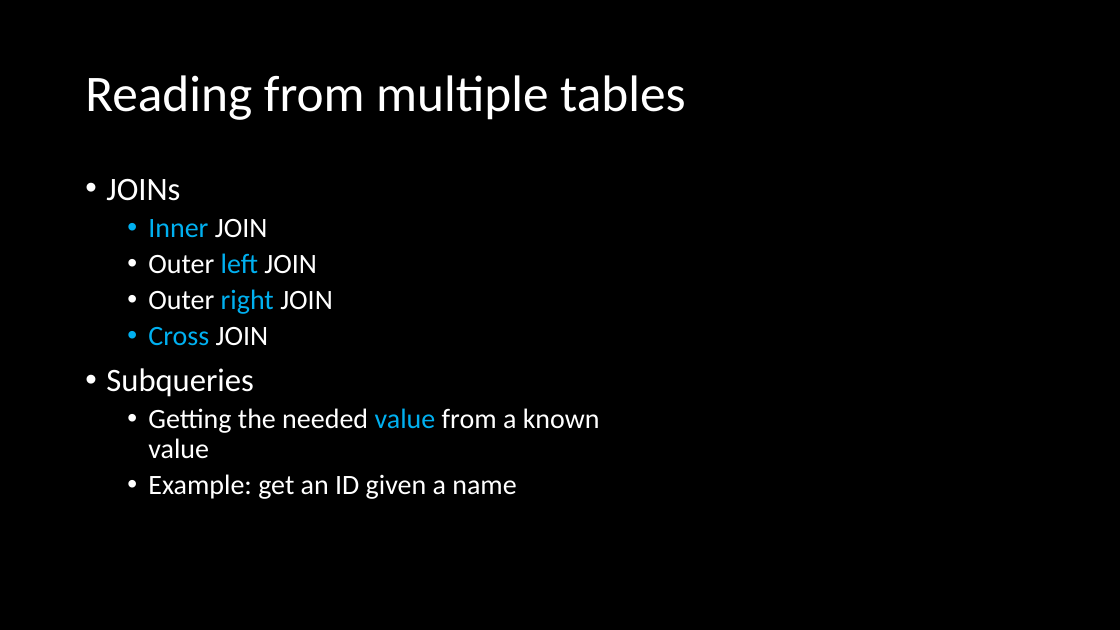
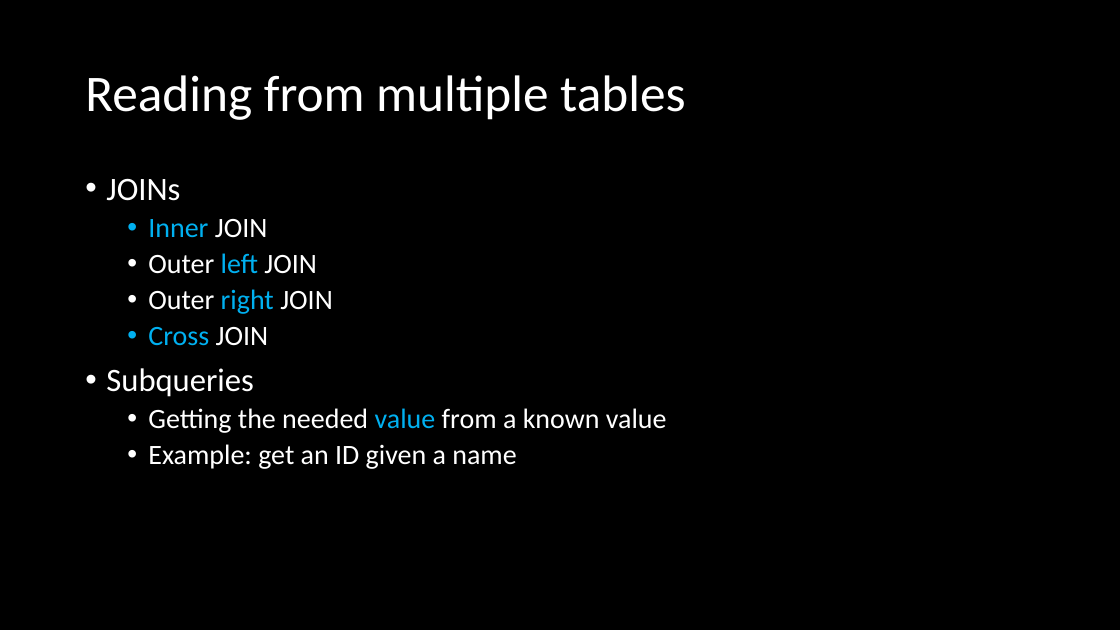
Before and after one commit to ckiefriter1/PT-BESD, a slide deck: slide 6 of Week10/W10.01. Week 4 Overview.pptx. Drawn at 1120x630 pixels with LibreOffice and Linux fonts; fonts in the diff are those of the drawing. Boxes give left, top, right and bottom in pixels: in the first picture for what was removed or moved away, otherwise in the second. Text is boxed around its words. In the diff, an @@ line names an element or a change of style, - is before the commit and + after.

```diff
--- a/Week10/W10.01. Week 4 Overview.pptx
+++ b/Week10/W10.01. Week 4 Overview.pptx
@@ text "JOINs" rewrapped from [106,178,600,499] to [106,178,667,469] @@
```
Also in this commit, not shown: 3 other slides changed, 17 other files.
